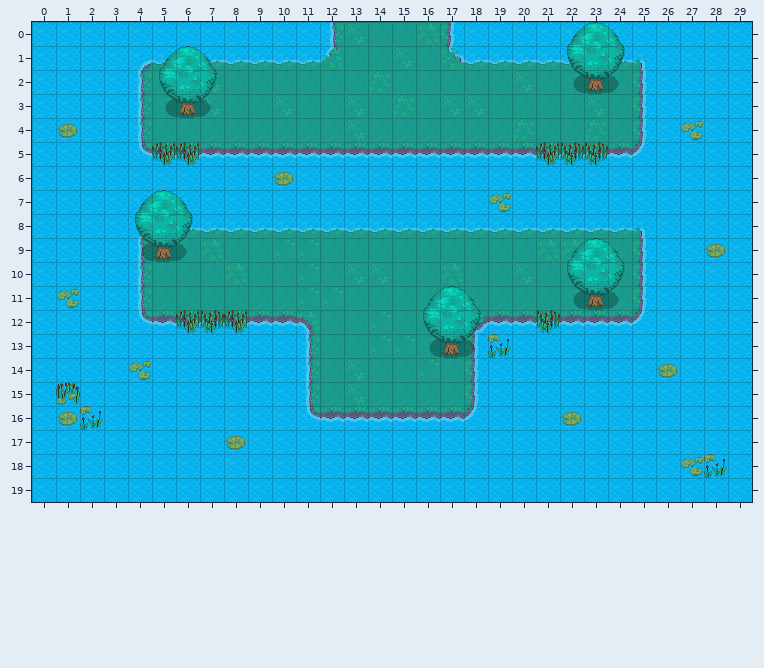
An edit to a level. Tiled map, Guardians-of-Zenith/Output/Assets/Maps/Water_dungeon1.tmx. Above, as it was before the edit.
Cells are 32x32 px. Shown: x 0..29, y 0..19.
After the commit:
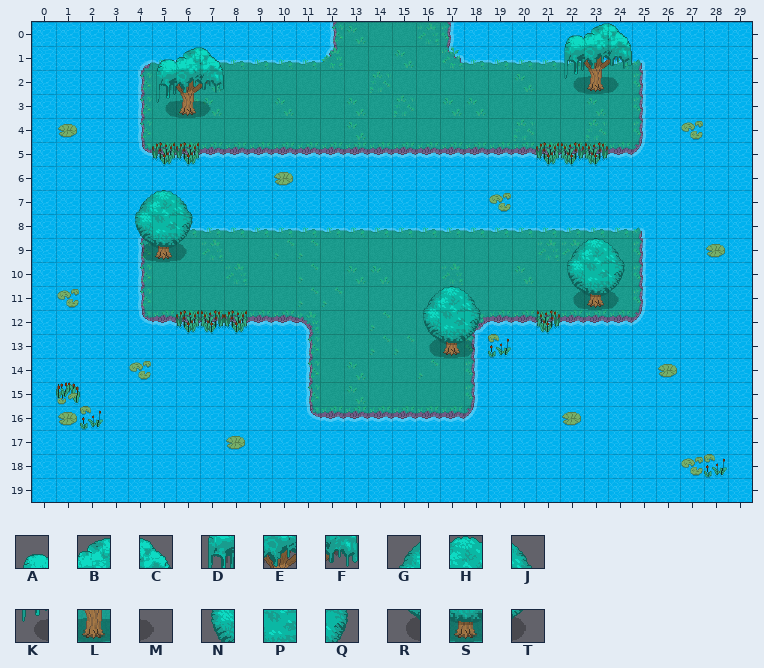
Key: from "Tileset_Lake": A 256, B 257, C 258, D 281, E 282, F 283, G 300, H 301, J 302, K 306, L 307, M 308, N 325, P 326, Q 327, R 350, S 351, T 352.
_ is an empty cell.
See-through tiles are keyed as they look on the map.
Changes in this commit:
Layer "Plants":
y 0: x 22..24 GHJ -> ABC
y 1: x 5..7 GHJ -> ABC; x 22..24 NPQ -> DEF
y 2: x 5..7 NPQ -> DEF; x 22..24 RST -> KLM
y 3: x 5..7 RST -> KLM
